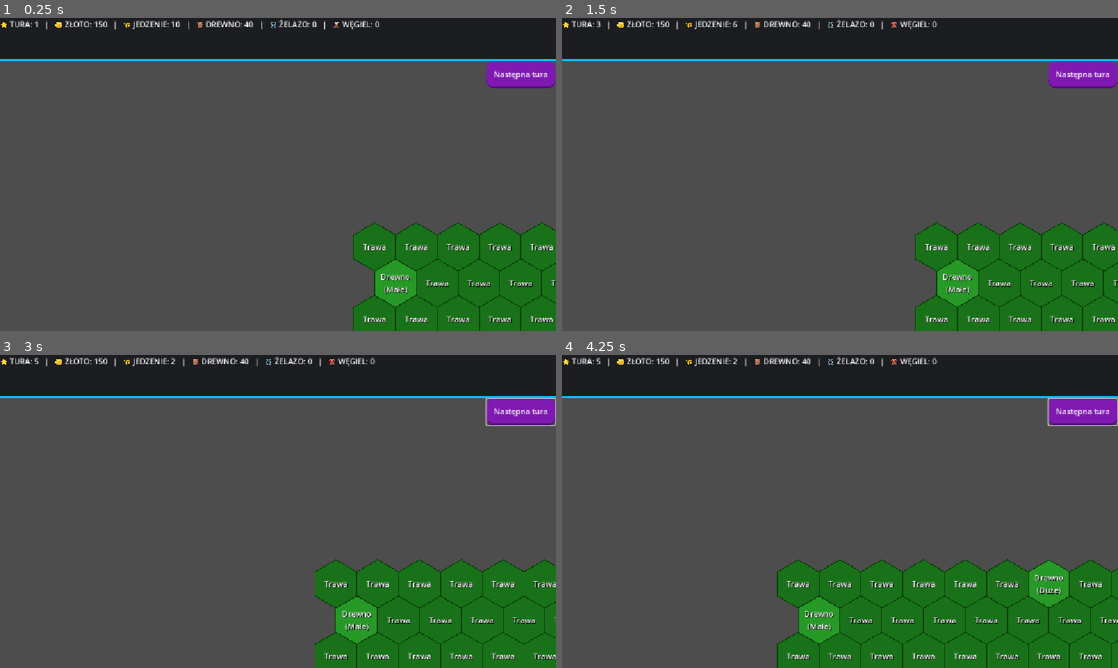
Above: before the commit, frames 1-4 (two rows, left to right).
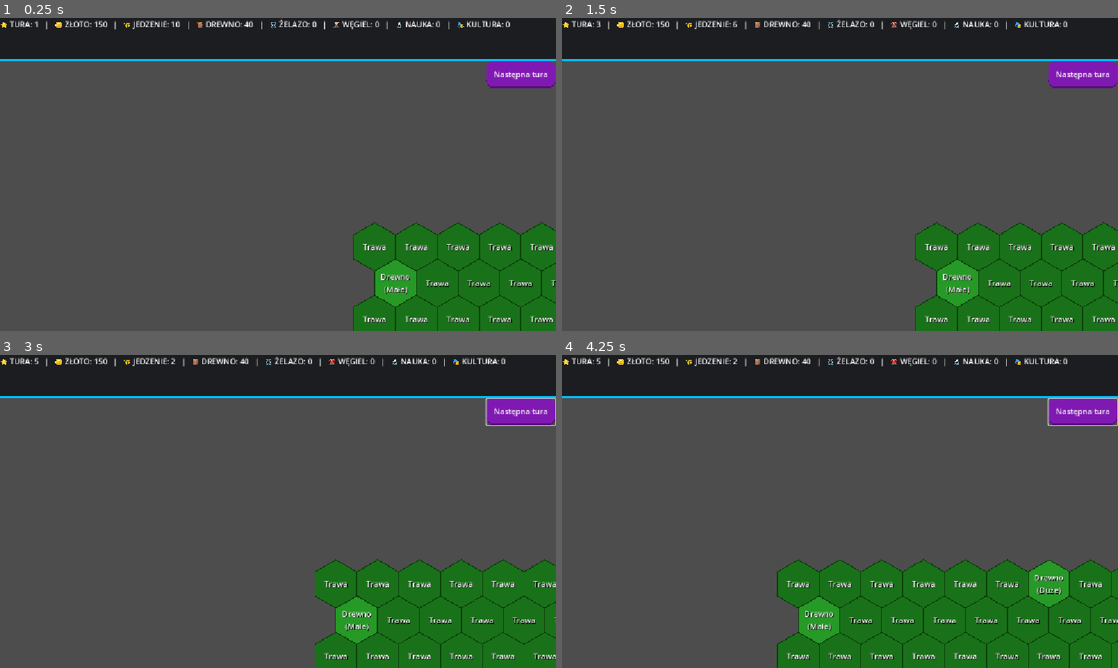
Above: after the commit, the same moments.

Repository: matiok35/nowy-projekt-gry
Game: Godot game, scene res://game_world.tscn
Same seed, same stepped clock (60 frames per second), same inputs: the game is played once before the commit and once after it.
Inputs (mouse positions are in pixels of both pictures, inside the frame that each line leads up to):
- Up to frame 1 (0.25 s): no input
- Up to frame 2 (1.5 s): click "Następna tura" at 0.5 s; tap Enter at 1.25 s; drag from (934, 246) to (979, 318) at 1.27 s
- Up to frame 3 (3 s): tap Space at 2 s; drag from (394, 621) to (500, 583) at 2.02 s; tap Enter at 2.75 s; move the mouse to (372, 655) at 2.77 s; hold Right (ui_right) from 2.78 s (still down); click (372, 655) at 2.92 s
- Up to frame 4 (4.25 s): release Right (ui_right) at 3.5 s; drag from (845, 583) to (884, 655) at 3.52 s

The runs differ from the first frame. In frame 1, 0.2% of the frame differs, in the area x 69-92%, y 0-4%; in frame 2, 0.2%; in frame 3, 0.2%; in frame 4, 0.2%.

Commit message:
stworzenie funkcjonalności tworzenia budynków i samego mechanizmu

Diff:
--- a/EconomyManager.gd
+++ b/EconomyManager.gd
@@ -10,21 +10,27 @@
 	"Drewno": 40,
 	"Żelazo": 0,
 	"Węgiel": 0,
-	"Jedzenie": 10 # Dodany nowy surowiec
+	"Jedzenie": 10, # Dodany nowy surowiec
+	"Nauka": 0,
+	"Kultura": 0
 }
 
 var building_costs: Dictionary = {
 	"Chata Drwala": {"Złoto": 30, "Drewno": 10},
 	"Kopalnia Żelaza": {"Złoto": 50, "Drewno": 20},
 	"Kopalnia Węgla": {"Złoto": 60, "Drewno": 25},
-	"Farma": {"Złoto": 25, "Drewno": 15} # Koszt Farmy
+	"Farma": {"Złoto": 25, "Drewno": 15}, # Koszt Farmy
+	"Laboratorium": {"Złoto": 100, "Drewno": 50, "Żelazo": 10},
+	"Warsztat": {"Złoto": 80, "Drewno": 40, "Żelazo": 5},
+	"Biblioteka": {"Złoto": 70, "Drewno": 30},
+	"Świątynia": {"Złoto": 150, "Drewno": 40, "Żelazo": 15}
 }
 
 func can_afford_and_place(building_name: String, tile_type: String) -> bool:
 	if not building_costs.has(building_name): return false
 
 	# Sprawdzanie poprawności podłoża
-	if building_name == "Farma" and tile_type != "Trawa":
+	if building_name in ["Farma", "Laboratorium", "Warsztat", "Biblioteka", "Świątynia"] and tile_type != "Trawa":
 		return false
 	if building_name == "Chata Drwala" and tile_type != "Drewno":
 		return false
@@ -88,6 +94,15 @@
 				# Produkcja zależna bezpośrednio od żyzności (np. 4 * współczynnik żyzności)
 				var fertility = b_data.get("fertility", 1.0)
 				resources["Jedzenie"] += int(6 * fertility)
+			"Laboratorium":
+				resources["Nauka"] += 3
+			"Warsztat":
+				resources["Nauka"] += 1
+			"Biblioteka":
+				resources["Nauka"] += 2
+				resources["Kultura"] += 1
+			"Świątynia":
+				resources["Kultura"] += 3
 
 	# Zabezpieczenie przed ujemnym jedzeniem (głód niszczy gospodarkę)
 	if resources["Jedzenie"] < 0:
--- a/HUD.gd
+++ b/HUD.gd
@@ -17,8 +17,20 @@
 var zaloz_miasto_button: Button
 var kup_pole_button: Button
 
+# --- KATEGORIE BUDYNKÓW ---
+var cat_zasobowe: Button
+var cat_tech: Button
+var cat_naukowe: Button
+
+# --- BUDYNKI ZASTĘPCZE ---
+var btn_tech_1: Button
+var btn_tech_2: Button
+var btn_naukowy_1: Button
+var btn_naukowy_2: Button
+
 var world_ref: Node2D
 var active_tile_pos: Vector2 = Vector2.ZERO
+var last_mouse_pos: Vector2 = Vector2.ZERO
 
 func _ready():
 	world_ref = get_tree().current_scene
@@ -50,12 +62,21 @@
 
 	# 1. Nagłówek informacyjny w menu budowania (Żyzność / Wielkość złoża)
 	var vbox = $MenuBudowania/VBoxContainer
+
+	var info_panel = PanelContainer.new()
+	var info_style = StyleBoxFlat.new()
+	info_style.bg_color = Color(0.12, 0.15, 0.22, 0.95)
+	info_style.set_corner_radius_all(8)
+	info_style.set_content_margin_all(10)
+	info_panel.add_theme_stylebox_override("panel", info_style)
+
 	info_label = Label.new()
 	info_label.horizontal_alignment = HORIZONTAL_ALIGNMENT_CENTER
-	info_label.add_theme_color_override("font_color", Color(0.0, 0.9, 1.0))
-	info_label.autowrap_mode = TextServer.AUTOWRAP_WORD
-	vbox.add_child(info_label)
-	vbox.move_child(info_label, 0) # Zawsze na samej górze menu
+	info_label.add_theme_color_override("font_color", Color(0.4, 0.9, 1.0))
+
+	info_panel.add_child(info_label)
+	vbox.add_child(info_panel)
+	vbox.move_child(info_panel, 0) # Zawsze na samej górze menu
 
 	# 2. Przycisk budowy farmy
 	build_farma = Button.new()
@@ -63,6 +84,41 @@
 	build_farma.pressed.connect(func(): execute_build("Farma"))
 	style_single_button(build_farma, Color(0.45, 0.4, 0.15), Color(0.65, 0.55, 0.2), "🌾 Buduj Farmę")
 
+	# 2.5 Kategorie budynków
+	cat_zasobowe = Button.new()
+	cat_tech = Button.new()
+	cat_naukowe = Button.new()
+
+	vbox.add_child(cat_zasobowe)
+	vbox.add_child(cat_tech)
+	vbox.add_child(cat_naukowe)
+
+	style_single_button(cat_zasobowe, Color(0.2, 0.4, 0.6), Color(0.3, 0.5, 0.8), "🛠️ Budynki Zasobowe")
+	style_single_button(cat_tech, Color(0.4, 0.2, 0.6), Color(0.5, 0.3, 0.8), "⚙️ Budynki Technologiczne")
+	style_single_button(cat_naukowe, Color(0.6, 0.2, 0.4), Color(0.8, 0.3, 0.5), "📜 Budynki Naukowe")
+
+	cat_zasobowe.pressed.connect(func(): _show_building_category("zasobowe"))
+	cat_tech.pressed.connect(func(): _show_building_category("tech"))
+	cat_naukowe.pressed.connect(func(): _show_building_category("naukowe"))
+
+	btn_tech_1 = Button.new()
+	btn_tech_2 = Button.new()
+	vbox.add_child(btn_tech_1)
+	vbox.add_child(btn_tech_2)
+	btn_tech_1.pressed.connect(func(): execute_build("Laboratorium"))
+	btn_tech_2.pressed.connect(func(): execute_build("Warsztat"))
+	style_single_button(btn_tech_1, Color(0.3, 0.4, 0.6), Color(0.4, 0.5, 0.8), "⚙️ Laboratorium")
+	style_single_button(btn_tech_2, Color(0.4, 0.3, 0.2), Color(0.5, 0.4, 0.3), "⚙️ Warsztat")
+
+	btn_naukowy_1 = Button.new()
+	btn_naukowy_2 = Button.new()
+	vbox.add_child(btn_naukowy_1)
+	vbox.add_child(btn_naukowy_2)
+	btn_naukowy_1.pressed.connect(func(): execute_build("Biblioteka"))
+	btn_naukowy_2.pressed.connect(func(): execute_build("Świątynia"))
+	style_single_button(btn_naukowy_1, Color(0.4, 0.2, 0.4), Color(0.5, 0.3, 0.5), "📜 Biblioteka")
+	style_single_button(btn_naukowy_2, Color(0.6, 0.5, 0.2), Color(0.7, 0.6, 0.3), "📜 Świątynia")
+
 	# 3. Menu zakładania miasta
 	menu_zalozenia_miasta = PopupPanel.new()
 	menu_zalozenia_miasta.visible = false
@@ -109,15 +165,19 @@
 	)
 
 # --- SPERSONALIZOWANE MENU KONTEKSTOWE ---
-func show_context_menu(mouse_pos: Vector2, tile_pos: Vector2, tile_type: String, has_building: bool, is_owned: bool, borders_owned: bool, deposit_size: String = "", fertility: float = 0.0) -> void:
+func show_context_menu(mouse_pos: Vector2, tile_pos: Vector2, tile_type: String, building_name: String, is_owned: bool, borders_owned: bool, deposit_size: String = "", fertility: float = 0.0) -> void:
 	hide_all_menus()
 	active_tile_pos = tile_pos
+	last_mouse_pos = mouse_pos
 
 	menu_budowania.visible = true
-	_reposition_menu(menu_budowania, mouse_pos)
+
+	var has_building = building_name != "Brak"
 
 	# Aktualizacja tekstu informacyjnego nad przyciskami
-	if tile_type == "Trawa":
+	if has_building:
+		info_label.text = "🏢 Budynek: %s\nPodłoże: %s" % [building_name, tile_type]
+	elif tile_type == "Trawa":
 		info_label.text = "🌱 Typ: Trawa\n✨ Żyzność pola: %d%%" % [int(fertility * 100)]
 	else:
 		info_label.text = "⛰️ Typ: Złoże %s\n📦 Wielkość: %s" % [tile_type, deposit_size]
@@ -134,16 +194,54 @@
 
 	# Zarządzanie przyciskami budynków
 	var show_buildings = is_owned and not has_building
-	build_chata.visible = show_buildings
-	build_iron.visible = show_buildings
-	build_coal.visible = show_buildings
-	build_farma.visible = show_buildings
+
+	# Wyświetlamy tylko kategorie na start
+	cat_zasobowe.visible = show_buildings
+	cat_tech.visible = show_buildings
+	cat_naukowe.visible = show_buildings
+
+	# Ukrywamy szczegółowe budynki
+	build_chata.visible = false
+	build_iron.visible = false
+	build_coal.visible = false
+	build_farma.visible = false
+	btn_tech_1.visible = false
+	btn_tech_2.visible = false
+	btn_naukowy_1.visible = false
+	btn_naukowy_2.visible = false
 
 	if show_buildings:
 		update_button_state(build_chata, "Chata Drwala", tile_type)
 		update_button_state(build_iron, "Kopalnia Żelaza", tile_type)
 		update_button_state(build_coal, "Kopalnia Węgla", tile_type)
 		update_button_state(build_farma, "Farma", tile_type)
+		update_button_state(btn_tech_1, "Laboratorium", tile_type)
+		update_button_state(btn_tech_2, "Warsztat", tile_type)
+		update_button_state(btn_naukowy_1, "Biblioteka", tile_type)
+		update_button_state(btn_naukowy_2, "Świątynia", tile_type)
+
+	_reposition_menu(menu_budowania, mouse_pos)
+
+func _show_building_category(category: String):
+	cat_zasobowe.visible = false
+	cat_tech.visible = false
+	cat_naukowe.visible = false
+
+	var is_zasobowe = (category == "zasobowe")
+	build_chata.visible = is_zasobowe
+	build_iron.visible = is_zasobowe
+	build_coal.visible = is_zasobowe
+	build_farma.visible = is_zasobowe
+
+	var is_tech = (category == "tech")
+	btn_tech_1.visible = is_tech
+	btn_tech_2.visible = is_tech
+
+	var is_naukowe = (category == "naukowe")
+	btn_naukowy_1.visible = is_naukowe
+	btn_naukowy_2.visible = is_naukowe
+
+	_reposition_menu(menu_budowania, last_mouse_pos)
 
 func show_city_creation_menu(_screen_pos: Vector2, tile_pos: Vector2) -> void:
 	hide_all_menus()
@@ -184,9 +282,9 @@
 	hide_all_menus()
 
 func _on_economy_updated(balances: Dictionary, turn: int, _selected_build: String):
-	# Zaktualizowano interfejs o wyświetlanie zasobów Jedzenia
-	resources_label.text = "🌟 TURA: %d   |   🪙 ZŁOTO: %d   |   🌾 JEDZENIE: %d   |   🪵 DREWNO: %d   |   ⛓️ ŻELAZO: %d   |   🌋 WĘGIEL: %d" % [
-		turn, balances["Złoto"], balances["Jedzenie"], balances["Drewno"], balances["Żelazo"], balances["Węgiel"]
+	# Zaktualizowano interfejs o wyświetlanie zasobów Jedzenia, Nauki i Kultury
+	resources_label.text = "🌟 TURA: %d   |   🪙 ZŁOTO: %d   |   🌾 JEDZENIE: %d   |   🪵 DREWNO: %d   |   ⛓️ ŻELAZO: %d   |   🌋 WĘGIEL: %d   |   🔬 NAUKA: %d   |   🎭 KULTURA: %d" % [
+		turn, balances["Złoto"], balances["Jedzenie"], balances["Drewno"], balances["Żelazo"], balances["Węgiel"], balances["Nauka"], balances["Kultura"]
 	]
 
 func _on_turn_pressed():
--- a/game_world.gd
+++ b/game_world.gd
@@ -275,7 +275,7 @@
 						if hud_node and hud_node.has_method("show_context_menu"):
 							# Przekazujemy dodatkowe informacje o złożu i żyzności do HUD
 							hud_node.show_context_menu(
-								screen_mouse_pos, pos, tile["type"], has_building,
+								screen_mouse_pos, pos, tile["type"], tile["building"],
 								is_owned, borders_owned, tile["deposit_size"], tile["fertility"]
 							)
 						return
@@ -317,6 +317,10 @@
 		var poly = tile_nodes[pos].get_child(0) as Polygon2D
 		if poly:
 			if building_name == "Farma": poly.color = Color(0.7, 0.6, 0.2)
+			elif building_name == "Laboratorium": poly.color = Color(0.2, 0.5, 0.8)
+			elif building_name == "Warsztat": poly.color = Color(0.5, 0.4, 0.2)
+			elif building_name == "Biblioteka": poly.color = Color(0.6, 0.3, 0.6)
+			elif building_name == "Świątynia": poly.color = Color(0.8, 0.7, 0.3)
 			else: poly.color = Color(0.85, 0.65, 0.15)
 
 		if label_nodes.has(pos):
